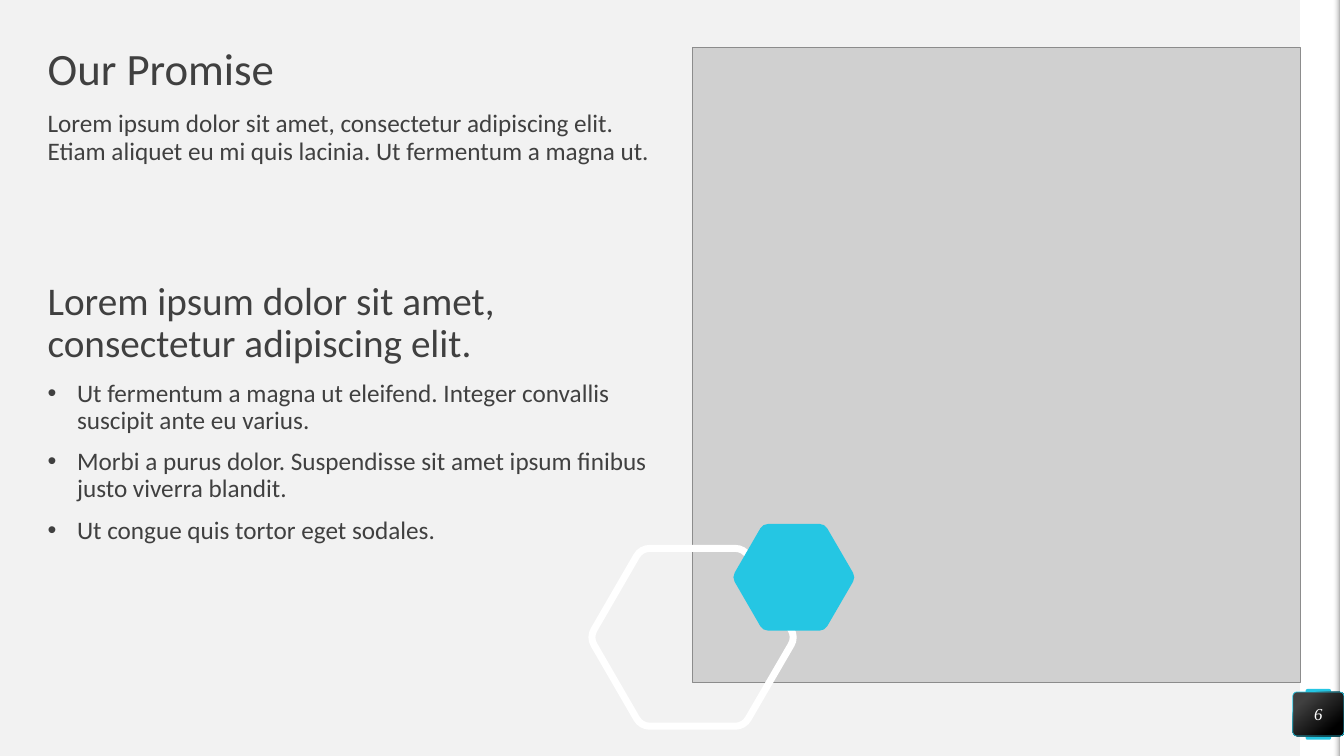
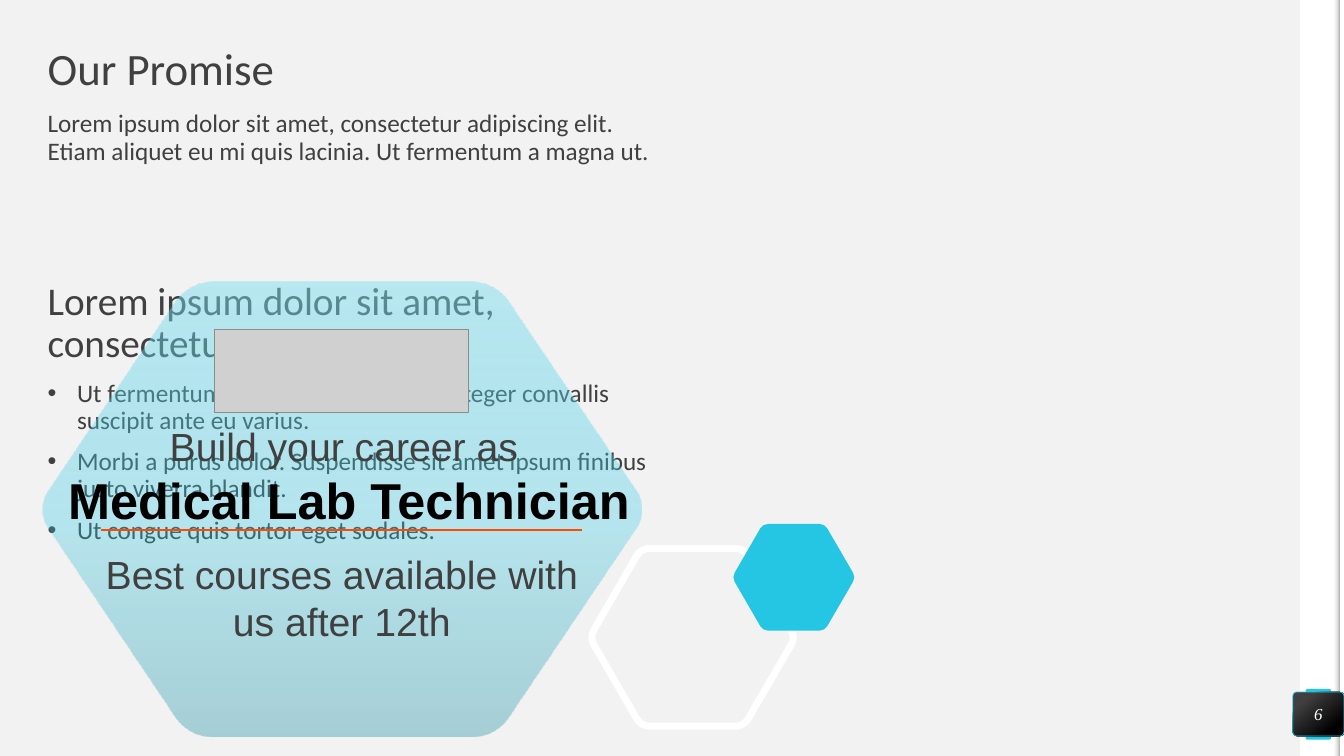
Before and after one commit to accuit/IqHealth, a slide deck: slide 6 of IqHealth/Docs/HealthIQ-3.pptx. Drawn at 1344x756 pixels with LibreOffice and Linux fonts; fonts in the diff are those of the drawing; grey boxes stand for pictures; background and template pictures are left out. Boxes give left, top, right and bottom in pixels: in the first picture for what was removed or moved away, otherwise in the second. Text is boxed around its words. In the diff, an @@ line names an element or a change of style, - is before the commit and + after.

Commit message:
ppt

```diff
--- a/IqHealth/Docs/HealthIQ-3.pptx
+++ b/IqHealth/Docs/HealthIQ-3.pptx
@@ picture removed at <box>693,47,1301,683</box> @@
@@ freeform shape added at <box>40,282,643,737</box>, fill gradient #14889D to #2CC8E4 to #7CDDEE @@
@@ picture added at <box>215,330,469,413</box> @@
@@ text added at <box>68,432,629,529</box>, 36 pt, text #000000, bold @@
+Build your career as
+Medical Lab Technician
@@ line added from (102, 530) to (583, 530), #FF4A01 1.5 pt @@
@@ text added at <box>106,560,578,637</box>, 28 pt, text #404040 @@
+Best courses available with us after 12th
```
Also in this commit, not shown: 4 slides added, 1 slide removed.
